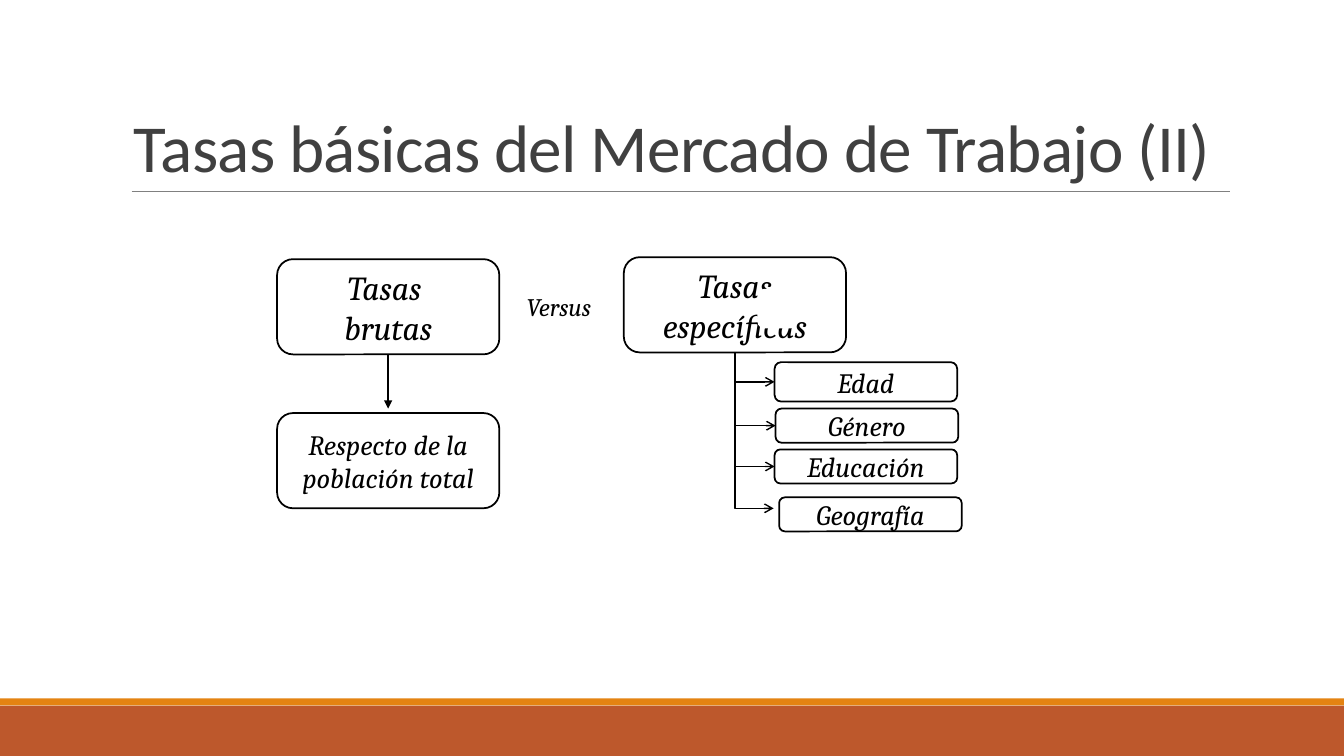
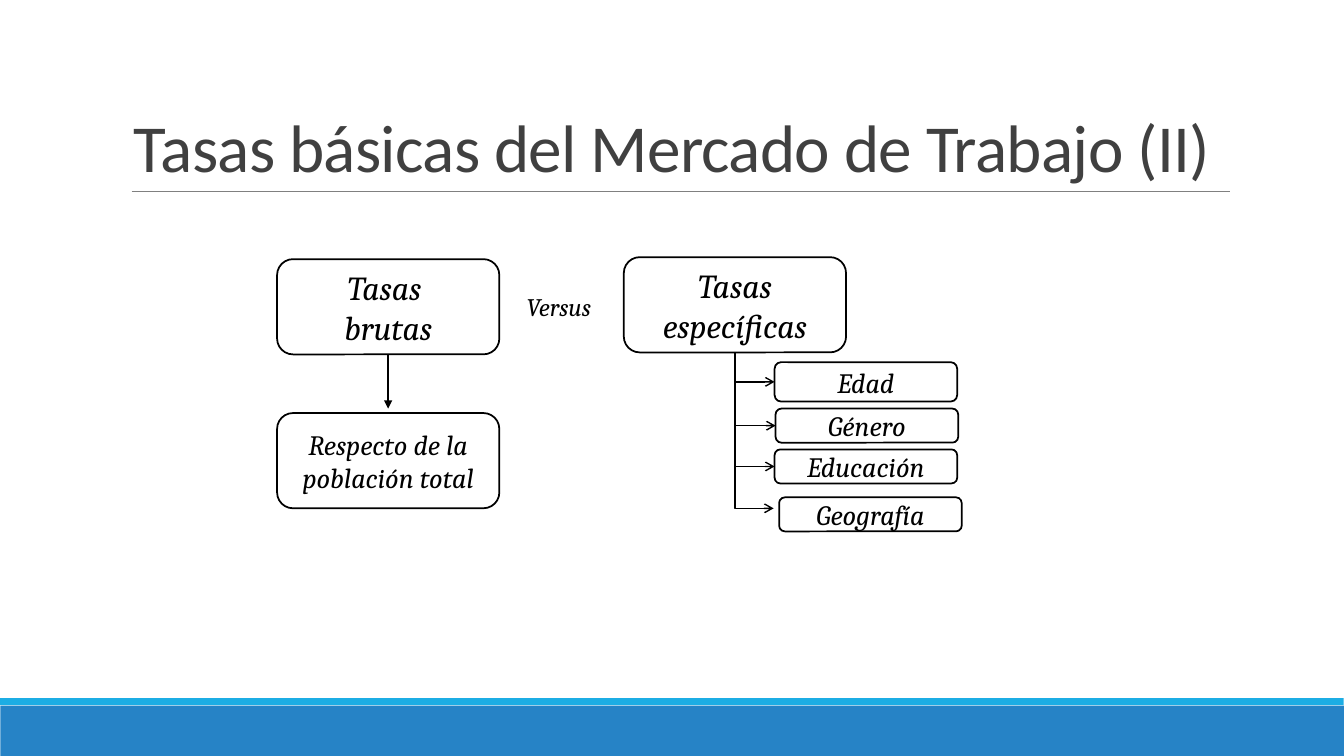
Before and after one commit to ceped-fce-uba/curso_aset, a slide deck: slide 17 of Clase 2 - EPH e Intro a Tidyverse/Presentación EPH.pptx. Drawn at 1344x756 pixels with LibreOffice and Linux fonts; fonts in the diff are those of the drawing. Boxes give left, top, right and bottom in pixels: in the first picture for what was removed or moved away, otherwise in the second. Text is boxed around its words. In the diff, an @@ line names an element or a change of style, - is before the commit and + after.

```diff
--- a/Clase 2 - EPH e Intro a Tidyverse/Presentación EPH.pptx
+++ b/Clase 2 - EPH e Intro a Tidyverse/Presentación EPH.pptx
@@ rounded rectangle removed at box(758, 289, 798, 329) @@
@@ rectangle at box(0, 706, 1344, 756): fill #BD582C to #2683C6 @@
@@ rectangle at box(0, 699, 1344, 706): fill #E48312 to #1CADE4 @@
```
Also in this commit, not shown: 22 other slides changed, 3 other files.
